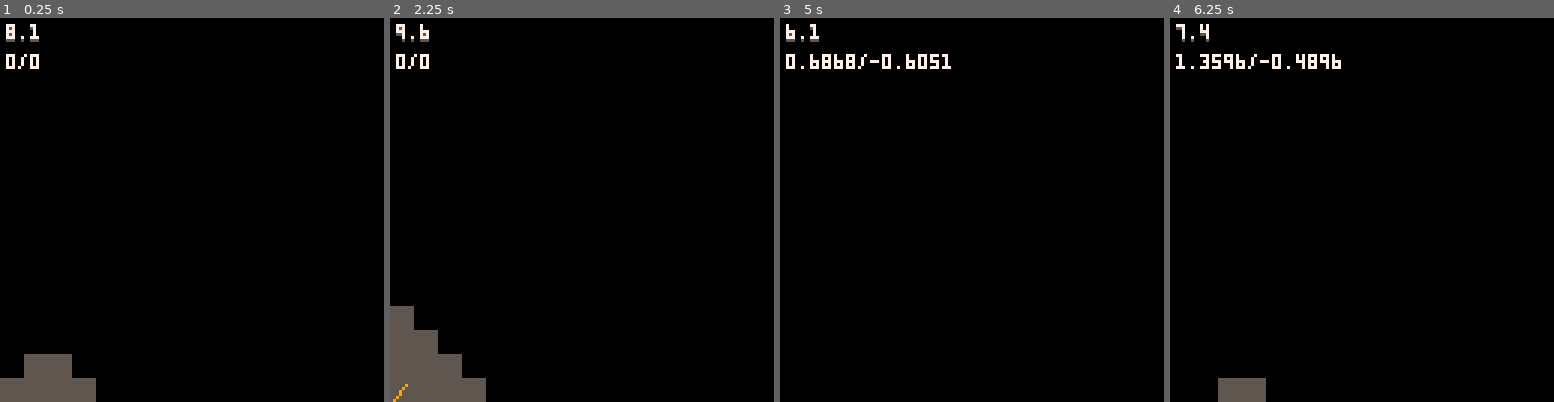
Above: before the commit, frames 1-4 (left to right).
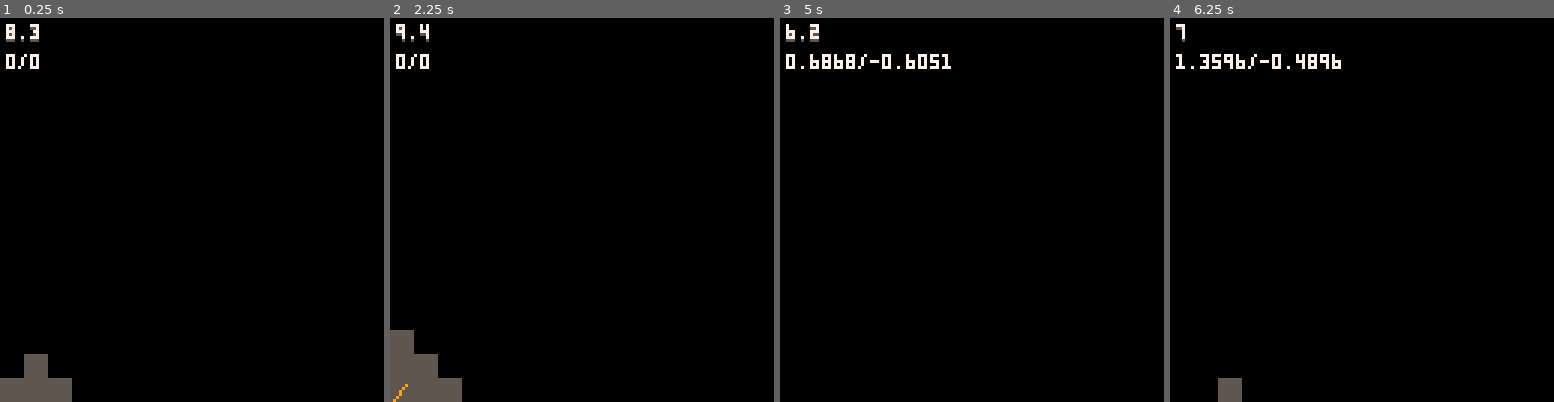
Above: after the commit, the same moments.

Repository: freds72/virtua-on
Game: PICO-8 cartridge carts/frustum.p8
Same seed, same stepped clock (60 frames per second), same inputs: the game is played once before the commit and once after it.
Inputs:
- Up to frame 1 (0.25 s): no input
- Up to frame 2 (2.25 s): hold Left from 1.97 s (still down)
- Up to frame 3 (5 s): release Left at 2.37 s; hold Down 2.42-2.82 s; hold Right 2.87-3.53 s; hold Up 3.58-4.08 s; hold Right 4.13-4.53 s; hold Down from 4.58 s (still down)
- Up to frame 4 (6.25 s): release Down at 5.08 s; hold Left 5.13-5.8 s; hold Up 5.85-6.18 s; hold Left from 6.23 s (still down)

The runs differ from the first frame. In frame 1, 0.8% of the frame differs, in the area x 8-25%, y 1-100%; in frame 2, 1.6%, in the area x 0-25%, y 1-100%; in frame 3, less than 0.1%; in frame 4, 0.5%.

Commit message:
racetrack import script (wip)

Diff:
--- a/carts/frustum.p8
+++ b/carts/frustum.p8
@@ -51,6 +51,10 @@
   disty=(mapy+1-posy)*ddy
  end
  for dist=0,3 do
+		-- non solid visible tiles
+		if(mapx>=0 and mapy>=0 and mapx<64 and mapy<64) then
+			out[mapx+64*mapy]={mapx,mapy}
+		end
 		if distx<disty then
 			distx+=ddx
 			mapx+=mapdx
@@ -58,10 +62,6 @@
 			disty+=ddy
 			mapy+=mapdy
 		end
-		-- non solid visible tiles
-		if(mapx>=0 and mapy>=0 and mapx<64 and mapy<64) then
-			out[mapx+64*mapy]={mapx,mapy}
-		end
 	end
 end
 
@@ -209,45 +209,3 @@
 
 
 
-…(34 lines of a section not shown)…
-__map__
-0000000000000000000000000000000000000000000000000000000000000000000000000000000000000000000000000000000000000000000000000000000000000000000000000000000000000000000000000000000000000000000000000000000000000000000000000000000000000000000000000000000000000000
-0100000000010101000000010000000000000000000000000000000000000000000000000000000000000000000000000000000000000000000000000000000000000000000000000000000000000000000000000000000000000000000000000000000000000000000000000000000000000000000000000000000000000000
-0100000000000001000000000000000000000000000000000000000000000000000000000000000000000000000000000000000000000000000000000000000000000000000000000000000000000000000000000000000000000000000000000000000000000000000000000000000000000000000000000000000000000000
-0100000000010001000000000000010000000000000000000000000000000000000000000000000000000000000000000000000000000000000000000000000000000000000000000000000000000000000000000000000000000000000000000000000000000000000000000000000000000000000000000000000000000000
-0101010000010001000000010101010000000000000000000000000000000000000000000000000000000000000000000000000000000000000000000000000000000000000000000000000000000000000000000000000000000000000000000000000000000000000000000000000000000000000000000000000000000000
-0101000000010000000000000000000000000000000000000000000000000000000000000000000000000000000000000000000000000000000000000000000000000000000000000000000000000000000000000000000000000000000000000000000000000000000000000000000000000000000000000000000000000000
-0000000000010000000000000000000000000000000000000000000000000000000000000000000000000000000000000000000000000000000000000000000000000000000000000000000000000000000000000000000000000000000000000000000000000000000000000000000000000000000000000000000000000000
Not shown, changed: 130 lines of the sprite sheet (__gfx__) section of carts/frustum.p8
Not shown, changed: the thumbnail (__label__) section of carts/frustum.p8
Not shown, changed: models/blender_export.py
Not shown, added: models/racetrack.blend
Not shown, changed: models/run_export.py
Not shown, added: models/to_integer.py
